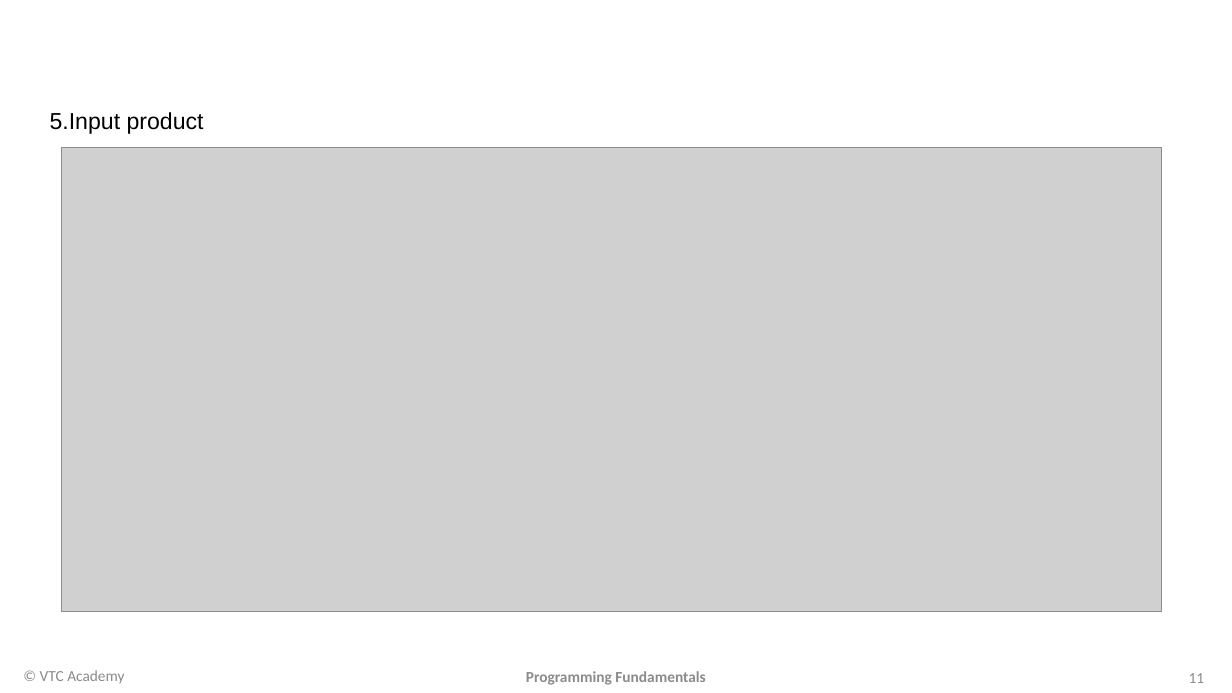
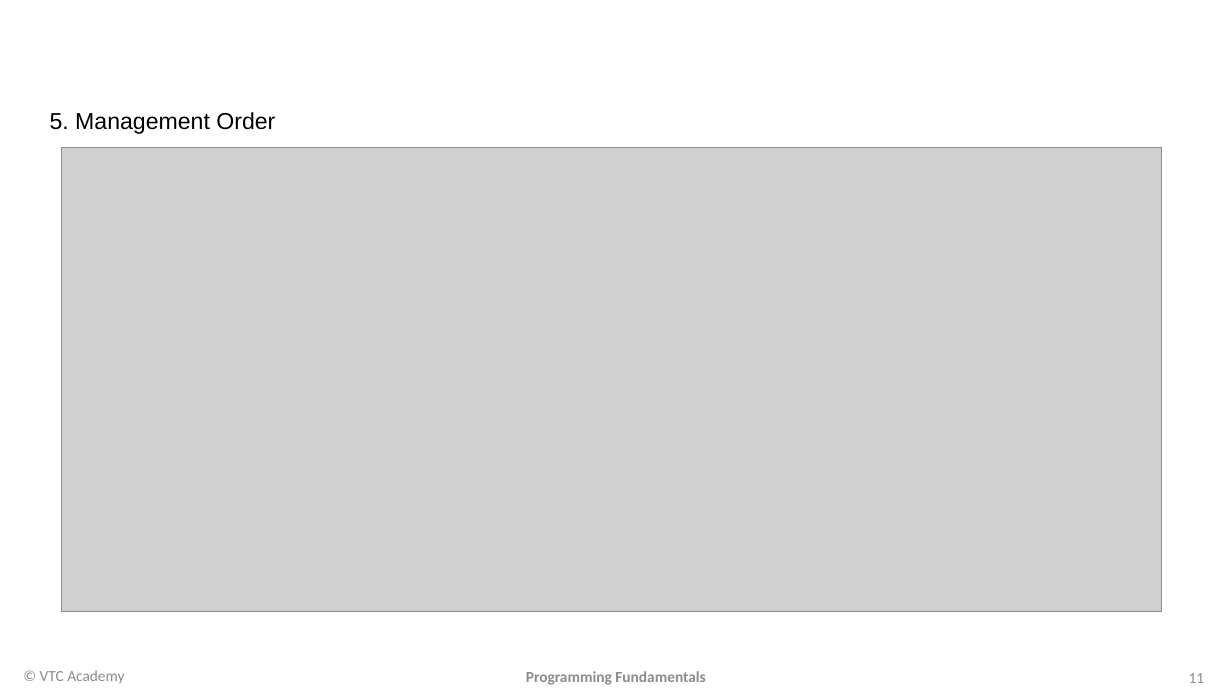
Before and after one commit to ngonngay/Project, a slide deck: slide 11 of minisupermarketMS/document/Project9-18.pptx. Drawn at 1232x693 pixels with LibreOffice and Linux fonts; fonts in the diff are those of the drawing; grey boxes stand for pictures; background and template pictures are left out. Boxes give left, top, right and bottom in pixels: in the first picture for what was removed or moved away, otherwise in the second. Text is boxed around its words. In the diff, an @@ line names an element or a change of style, - is before the commit and + after.

```diff
--- a/minisupermarketMS/document/Project9-18.pptx
+++ b/minisupermarketMS/document/Project9-18.pptx
@@ text at bbox=[50, 112, 275, 134]: text changed @@
-5.Input product
+5. Management Order
```
Also in this commit, not shown: 9 other slides changed, 16 other files.
